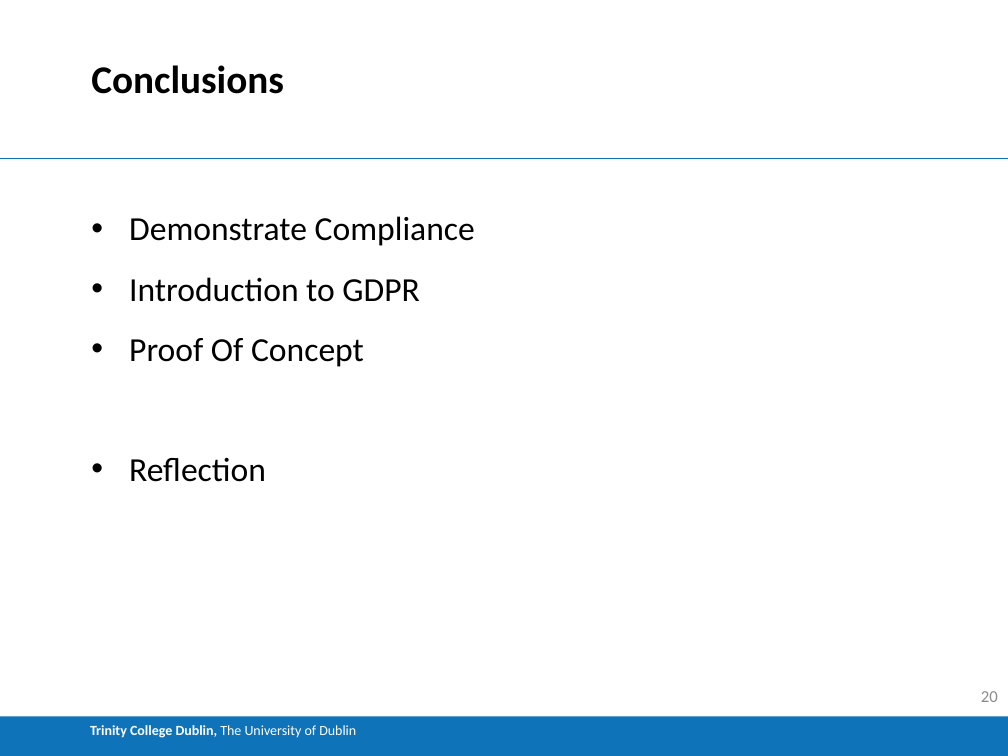
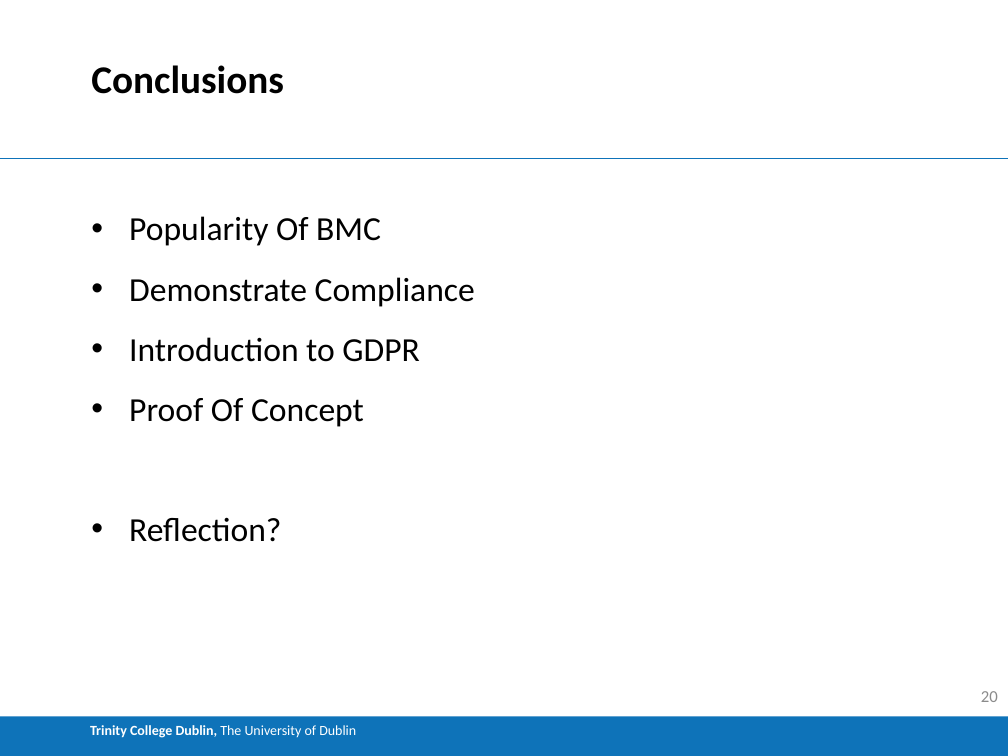
Before and after one commit to Buckley258/FYP, a slide deck: slide 20 of FYP_Demo.pptx. Drawn at 1008x756 pixels with LibreOffice and Linux fonts; fonts in the diff are those of the drawing. Boxes give left, top, right and bottom in pixels: in the first picture for what was removed or moved away, otherwise in the second. Text is boxed around its words. In the diff, an @@ line names an element or a change of style, - is before the commit and + after.

```diff
--- a/FYP_Demo.pptx
+++ b/FYP_Demo.pptx
@@ text at (129,216,381,246): paragraph added @@
+• Popularity Of BMC
@@ text at (129,517,281,542): text changed @@
-• Reflection
+• Reflection?
```
Also in this commit, not shown: 5 other slides changed, 12 other files.
